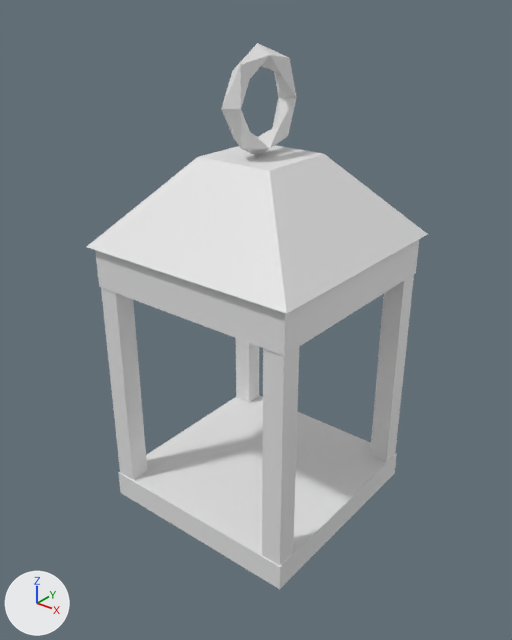
An edit to the glTF model art/roblox/kit/M064/meshes/CanvasTentLantern.glb, drawn before and after from the same camera.
Rendered twice from a 50 mm lens placed at (1.72, -2.18, 1.22), pointed at (0.01, -0.05, -0.1). The lights are fixed; the arrows at lower left show +X, +Y and +Z. The picture after the commit comes second. Vertices at exactly the same position are counted once.

Objects in the first picture: 'CanvasTentLantern'.
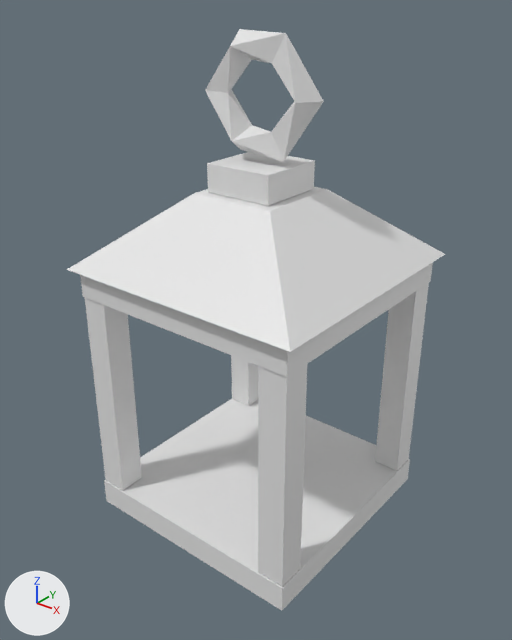
What changed in the scene script:
```text
Change me_canvastentlantern:
    used by ob_canvastentlantern; location = (0.0, 0.0, 0.0)
    remove me_canvastentlantern.from_pydata(...)  # 80 vertices, 132 faces; spans x -0.5..0.5, y -0.5..0.5, z -1.0..1.0
    add me_canvastentlantern.from_pydata(...)  # 82 vertices, 132 faces; spans x -0.56..0.56, y -0.56..0.56, z -1.04..1.04
    me_canvastentlantern part 1: a new loose piece, a box spanning x -0.52..0.52, y -0.52..0.52, z -1.04..-0.92
    me_canvastentlantern part 2: a new loose piece, a box spanning x 0.4..0.52, y 0.4..0.52, z -0.92..0.02
    me_canvastentlantern part 3: a new loose piece, a box spanning x -0.52..-0.4, y 0.4..0.52, z -0.92..0.02
    me_canvastentlantern part 4: a new loose piece, a box spanning x -0.52..-0.4, y -0.52..-0.4, z -0.92..0.02
    me_canvastentlantern part 5: a new loose piece, a box spanning x 0.4..0.52, y -0.52..-0.4, z -0.92..0.02
    me_canvastentlantern part 6: a new loose piece, a box spanning x -0.52..0.52, y -0.52..0.52, z 0.03..0.15
    me_canvastentlantern part 7: the loose piece of 8 vertices spanning x -0.5..0.5, y -0.5..0.5, z 0.24..0.59 is scaled about its middle by (1.12, 1.12, 0.857), then moved by (0.0, 0.0, -0.12)
    me_canvastentlantern part 8: a new loose piece, a box spanning x -0.15..0.15, y -0.15..0.15, z 0.45..0.57
    me_canvastentlantern part 9: a new loose piece of 18 vertices spanning x -0.26..0.26, y -0.06..0.06, z 0.59..1.04
    me_canvastentlantern part 10: 7 loose pieces with 72 vertices, spanning x -0.47..0.47, y -0.47..0.47, z -1.0..1.0, are deleted
```

Changed parts and their boxes [x1, y1, x2, y2] in the pictures (512 x 640 px; the box of a moved part takes in the faces that stretch with it):
'CanvasTentLantern', reshaped (11% wider, 7% taller): before [87, 43, 428, 589]; after [67, 29, 445, 611]
part 1 of me_canvastentlantern, added: after [104, 399, 410, 611]
part 2 of me_canvastentlantern, added: after [375, 283, 429, 471]
part 3 of me_canvastentlantern, added: after [231, 355, 259, 406]
part 4 of me_canvastentlantern, added: after [85, 298, 142, 490]
part 5 of me_canvastentlantern, added: after [258, 364, 308, 586]
part 6 of me_canvastentlantern, added: after [80, 263, 433, 377]
part 7 of me_canvastentlantern, moved or reshaped: before [87, 145, 428, 314]; after [67, 187, 445, 352]
part 8 of me_canvastentlantern, added: after [207, 152, 315, 206]
part 9 of me_canvastentlantern, added: after [205, 29, 324, 162]
part 10 of me_canvastentlantern, deleted: before [95, 43, 419, 589]
